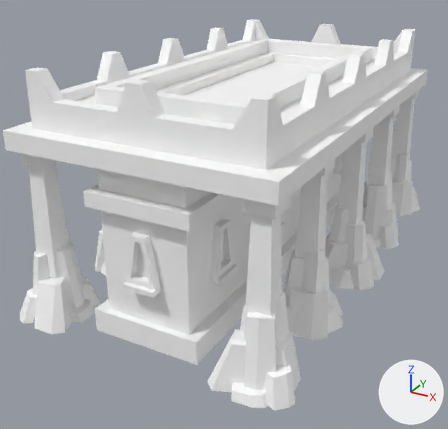
A saved change to the glTF model assets/synty/simple_fantasy/models/SF_Bld_Undead_Castle_Hall_01.glb.
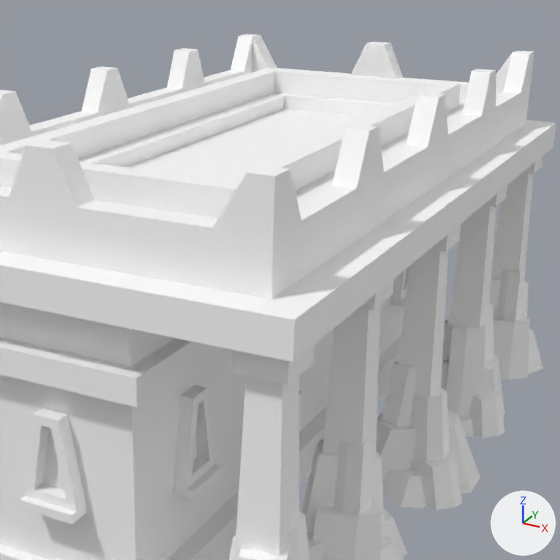
Each version appears first whole from a camera (50 mm lens) standing at (0.18, -0.374, 0.21) and looking at (-0.011, -0.026, 0.036), and next in a close-up on the part from 25% to 96% of the width and 0% to 74% of the height. The lights are fixed; the arrows at lower right show +X, +Y and +Z.

Objects in the first close-up: 'SF_Bld_Undead_Castle_Hall_01'.
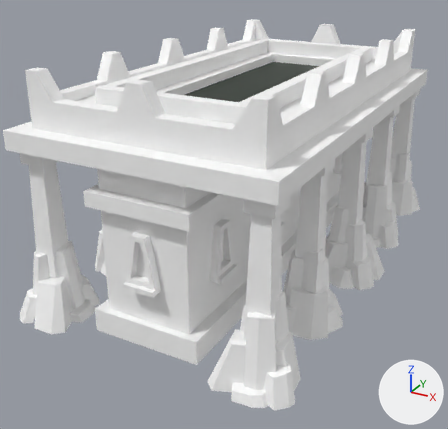
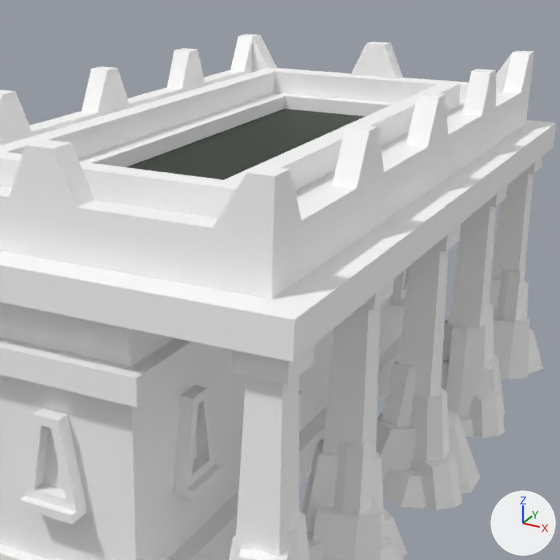
Pixel boxes (x1, y1, x2, y2) of what changed, in the close-ups (560 x 560 px):
'SF_Bld_Undead_Castle_Hall_01', surface changed (white to grey): (9, 49, 434, 183) in both

What changed in the scene script:
```text
Add img_undead_footman_01:
    img_undead_footman_01 = load_image('Undead_Footman_01', '_unpacked/Undead_Footman_01', 512, 512, 'sRGB')
Change mat_lambert3:
    remove mat_lambert3.base_color = (1.0, 1.0, 1.0)  # white #ffffff
    add mat_lambert3.texture = img_undead_footman_01
```
